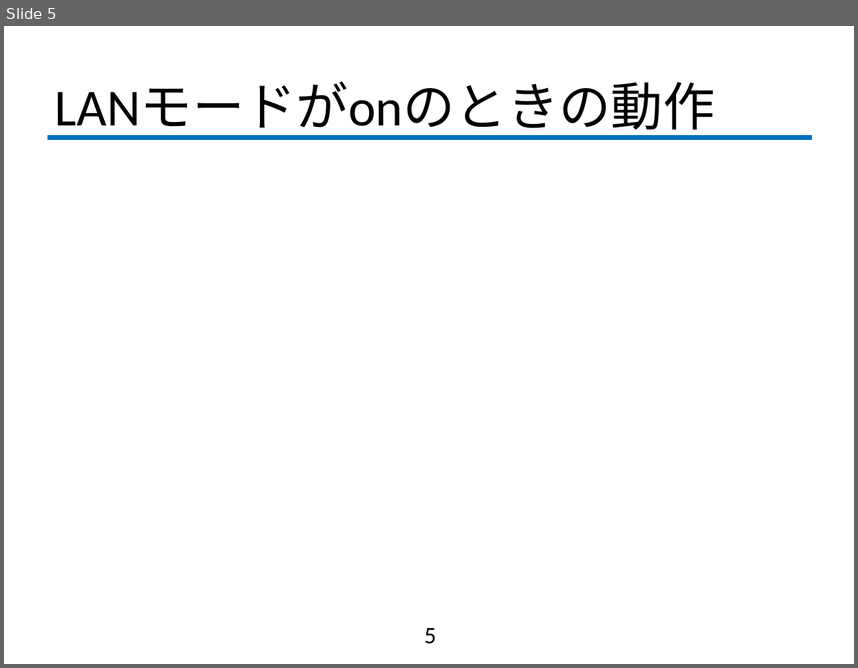
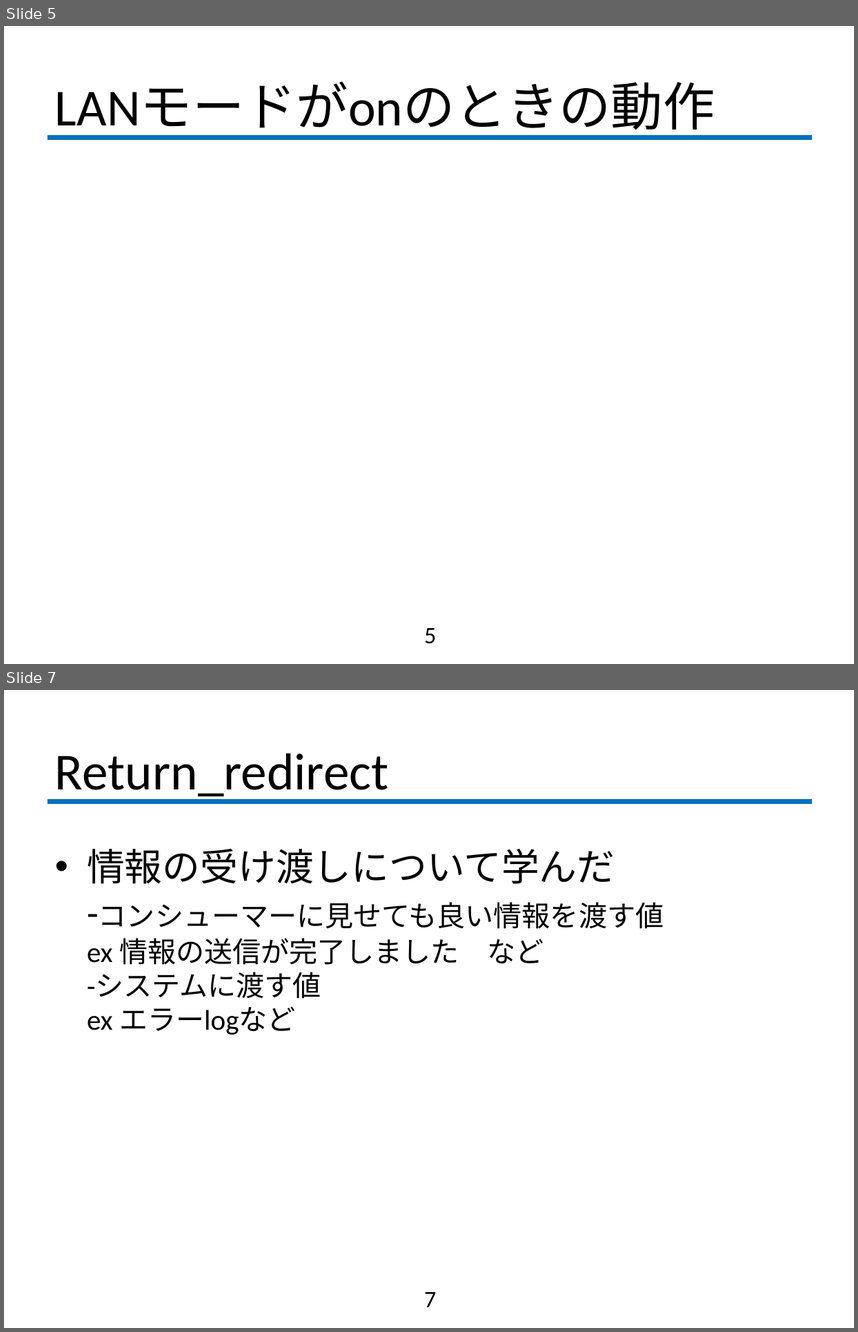
Before and after one commit to fujiLabo/fuji_simu, a slide deck: 1029進捗.pptx. Shown one above the other, each under a label of ours: slide 5 before the commit, slides 5 and 7 after it; the slides between them are not shown. The pictures are 858x668 and 858x1332 pixels, drawn with LibreOffice and Linux fonts; fonts in the diff are those of the drawing; background and template pictures are left out. Boxes give left, top, right and bottom in pixels: in the first picture for what was removed or moved away, otherwise in the second. Text is boxed around its words. In the diff, an @@ line names an element or a change of style, - is before the commit and + after.

```diff
--- a/1029進捗.pptx
+++ b/1029進捗.pptx
@@ slide 7 added at (4, 690, 854, 1328), background #FFFFFF; not listed: 1 template element that a slide beside it also shows @@
@@ title added at (55, 753, 389, 801), 44 pt, text #000000 @@
+Return_redirect
@@ text added at (87, 849, 664, 1034), 24 pt, text #000000 @@
+• 情報の受け渡しについて学んだ
+  -コンシューマーに見せても良い情報を渡す値
+  ex 情報の送信が完了しました など
+  -システムに渡す値
+  ex エラーlogなど
@@ page number added at (424, 1292, 436, 1307), 20 pt, text #000000 @@
+7
```
Also in this commit, not shown: 1 slide changed, 2 other slides added.
